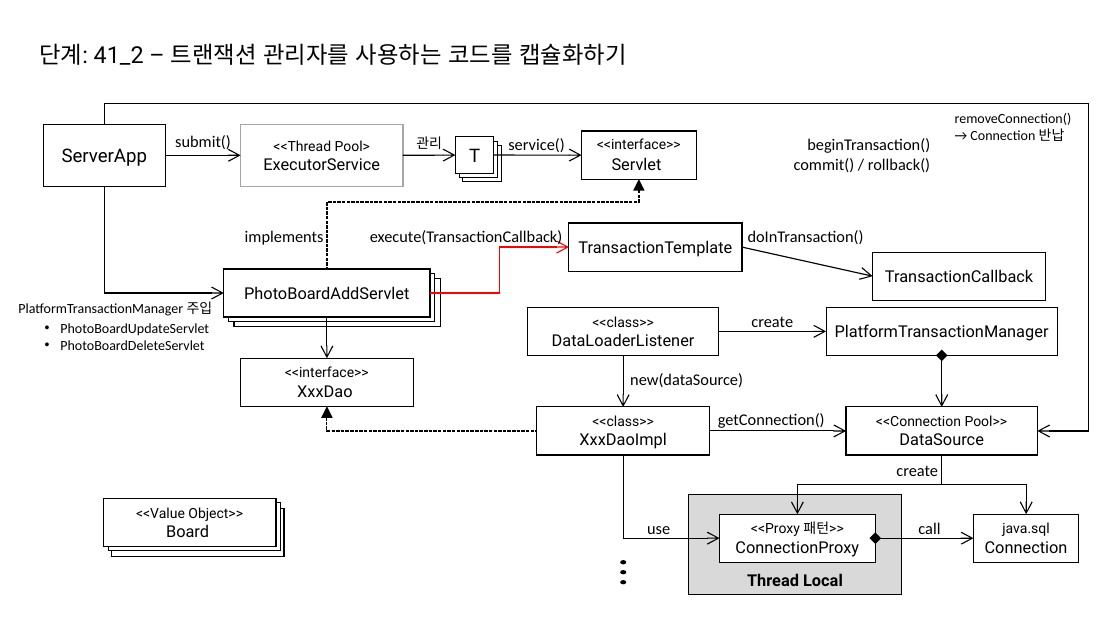
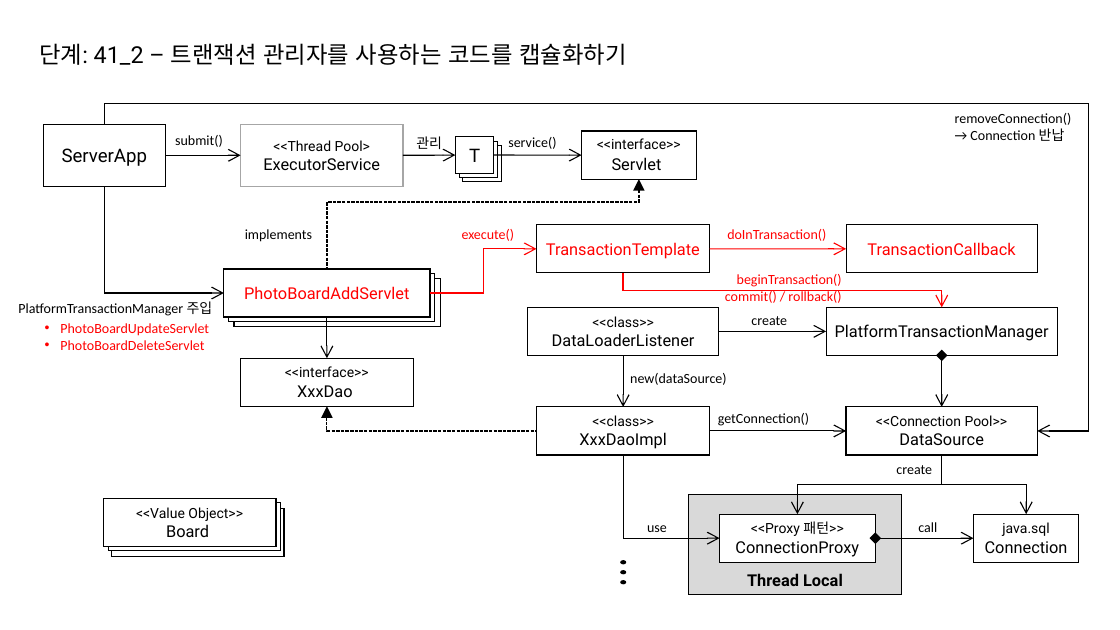
Before and after one commit to eomjinyoung/bitcamp-20191202, a slide deck: slide 66 of ClassDiagram.pptx. Drawn at 1120x630 pixels with LibreOffice and Linux fonts; fonts in the diff are those of the drawing. Boxes give left, top, right and bottom in pixels: in the first picture for what was removed or moved away, otherwise in the second. Text is boxed around its words. In the diff, an @@ line names an element or a change of style, - is before the commit and + after.

```diff
--- a/ClassDiagram.pptx
+++ b/ClassDiagram.pptx
@@ text at bbox=[462, 229, 515, 241]: text changed; size 14 to 12 pt; text colour #000000 to #FF0000 @@
-execute(TransactionCallback)
+execute()
@@ rectangle "TransactionTemplate": place and size @@
-rectangle "TransactionTemplate" at bbox=[569, 223, 742, 271]
+rectangle "TransactionTemplate" at bbox=[537, 225, 710, 273]
@@ text "doInTransaction()": place and size @@
-text "doInTransaction()" at bbox=[748, 230, 864, 244]
+text "doInTransaction()" at bbox=[727, 229, 826, 241]
@@ text "doInTransaction()" at bbox=[727, 229, 826, 241]: size 14 to 12 pt, text colour #000000 to #FF0000 @@
@@ text colour #000000 to #FF0000 in 4 elements at bbox=[223, 269, 430, 317], bbox=[60, 323, 209, 350], bbox=[537, 225, 710, 273], bbox=[846, 225, 1037, 273] @@
@@ rectangle "TransactionCallback": place and size @@
-rectangle "TransactionCallback" at bbox=[873, 252, 1046, 300]
+rectangle "TransactionCallback" at bbox=[846, 225, 1037, 273]
@@ elbow arrow moved from (430, 293) - (569, 247) to (430, 293) - (537, 249) @@
@@ arrow moved from (742, 247) - (873, 276) to (710, 249) - (846, 249) @@
@@ arrow (710, 249) - (846, 249): stroke #000000 1 pt to #FF0000 1 pt @@
@@ text "beginTransaction()" at bbox=[725, 274, 842, 303]: size 14 to 12 pt, text colour #000000 to #FF0000 @@
@@ text "beginTransaction()": place and size @@
-text "beginTransaction()" at bbox=[794, 138, 930, 172]
+text "beginTransaction()" at bbox=[725, 274, 842, 303]
@@ elbow arrow added from (623, 273) to (942, 308), #FF0000 1 pt @@
@@ size 14 to 12 pt in 9 elements at bbox=[647, 525, 667, 532], bbox=[918, 522, 937, 532], bbox=[896, 465, 932, 474], bbox=[751, 316, 787, 325], bbox=[175, 135, 223, 147], bbox=[508, 137, 556, 149], bbox=[245, 229, 312, 242], bbox=[718, 413, 809, 426], bbox=[630, 373, 726, 385] @@
```
Also in this commit, not shown: 3 other slides changed, 21 slides added, 3 other files.
